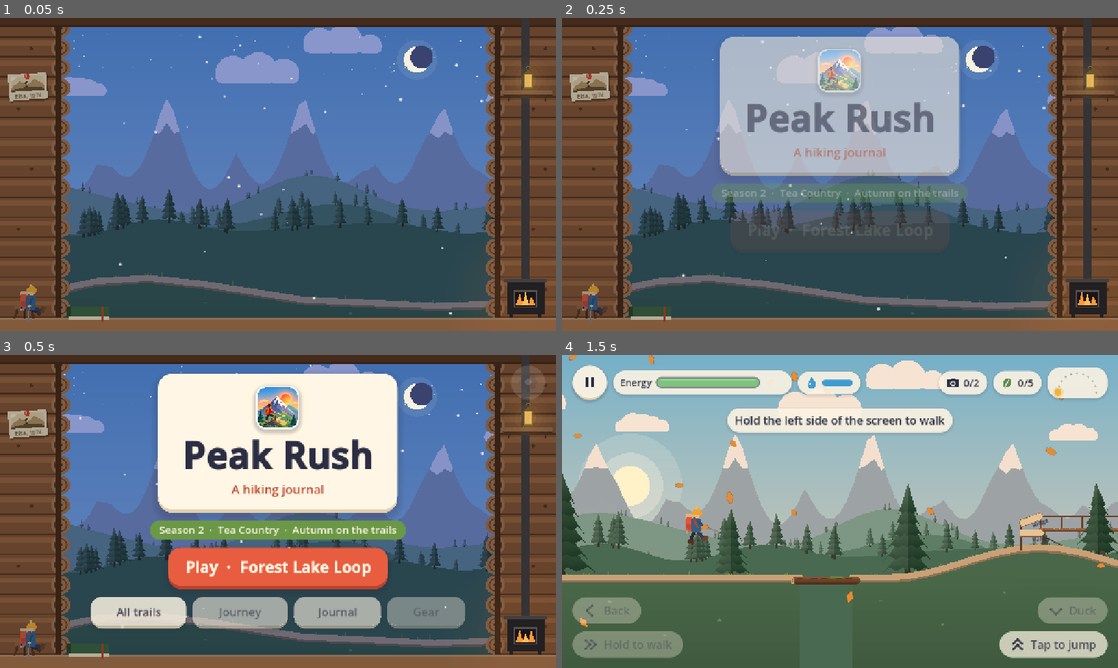
Above: before the commit, frames 1-4 (two rows, left to right).
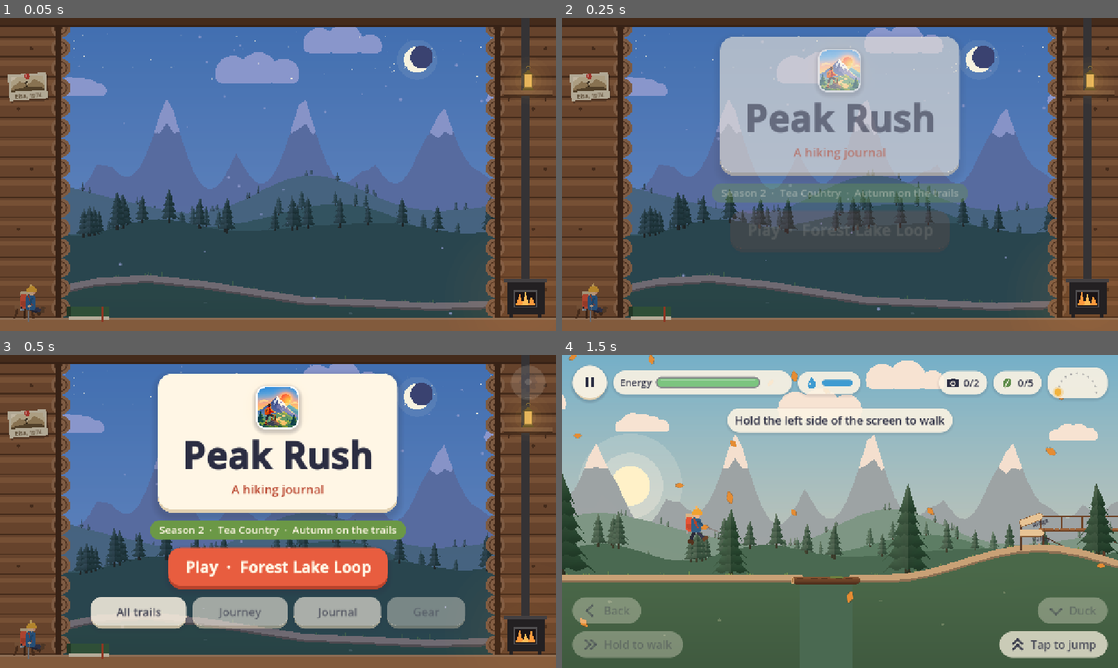
Above: after the commit, the same moments.

Repository: Jayancv/peak-rush
Game: Godot game, scene res://scenes/main_menu/main_menu.tscn
The game is run twice, just before and just after one commit, with the same random seed, the same clock (stepped at 60 frames per second) and the same inputs. This scene is started directly instead of the project's main scene.
Inputs (mouse positions are in pixels of both pictures, inside the frame that each line leads up to):
- Up to frame 1 (0.05 s): no input
- Up to frame 2 (0.25 s): no input
- Up to frame 3 (0.5 s): no input
- Up to frame 4 (1.5 s): click "Play · Forest Lake Loop" at 0.5 s; tap Enter at 1.25 s; move the mouse to (962, 495) at 1.27 s; hold Space (jump) from 1.28 s (still down); click (962, 495) at 1.42 s

The runs differ from the first frame. In frame 1, less than 0.1% of the frame differs, in the area x 14-87%, y 5-95%; in frame 2, less than 0.1%; in frame 3, less than 0.1%; in frame 4, nothing differs.

Commit message:
feat: Enhance hiker physics and add tests for snow lighting and respawn mechanics

Diff:
--- a/actors/hiker/hiker.gd
+++ b/actors/hiker/hiker.gd
@@ -200,6 +200,8 @@
 func teleport(to: Vector2) -> void:
 	global_position = to
 	velocity = Vector2.ZERO
+	# A fall into water is air time too; the respawn landing mustn't buzz like a big jump.
+	_air_seconds = 0.0
 	reset_physics_interpolation()
 
 
@@ -314,7 +316,9 @@
 			_read_surface()
 	else:
 		signed_grade = 0.0
-		_air_seconds += delta
+		# Climbing a ladder isn't being airborne: stepping off the top is no landing thump.
+		if state != State.CLIMB:
+			_air_seconds += delta
 	if on_floor and not _was_on_floor:
 		if visual != null:
 			visual.squash(balance.land_squash)
--- a/scenes/main_menu/hut_wall.gd
+++ b/scenes/main_menu/hut_wall.gd
@@ -249,7 +249,8 @@
 	if target == "":
 		return
 	accept_event()
-	if target == "finds":
+	# Flag the finds page only if the trip is really on: a tap mid-fade is refused, and a
+	# stale flag would open the next ordinary journal visit on the finds.
+	var finds: bool = target == "finds"
+	if SceneRouter.go_to(SceneRouter.JOURNAL if finds else target) and finds:
 		Journal.open_finds = true
-		target = SceneRouter.JOURNAL
-	SceneRouter.go_to(target)
--- a/scenes/main_menu/main_menu.gd
+++ b/scenes/main_menu/main_menu.gd
@@ -96,8 +96,9 @@
 	move_child(outside, ui_index)
 	var weather: CPUParticles2D = HutWeather.create(HutView.weather(int(now.month)), get_viewport_rect().size)
 	if weather != null:
+		# Under the light rect, so the snow takes the hour's light too (moonlit, not glowing white).
 		add_child(weather)
-		move_child(weather, ui_index + 1)
+		move_child(weather, outside.get_index())
 	_hut = HutRoom.new()
 	_hut.name = "Hut"
 	_hut.phase = HutView.phase(hour, b)
--- a/tests/systems/test_hut.gd
+++ b/tests/systems/test_hut.gd
@@ -83,6 +83,25 @@
 	GameState.from_dict(saved)
 
 
+func test_the_snow_takes_the_light_of_the_hour() -> void:
+	HutRoom.hour_override = 23.0
+	HutRoom.month_override = 12
+	var menu: Node = add_child_autofree((load(SceneRouter.MAIN_MENU) as PackedScene).instantiate())
+	var snow: Node = menu.get_node_or_null("Weather")
+	if UiMotion.reduced():
+		assert_null(snow, "no snow with reduce motion")
+		return
+	assert_not_null(snow)
+	assert_lt(snow.get_index(), menu.get_node("OutsideLight").get_index(), "under the light, so night snow isn't glowing white")
+
+
+func test_a_respawn_or_ladder_is_not_a_hard_landing() -> void:
+	var hiker: Hiker = add_child_autofree((load("res://actors/hiker/hiker.tscn") as PackedScene).instantiate())
+	hiker.set("_air_seconds", 2.0)
+	hiker.teleport(Vector2(100, 100))
+	assert_eq(float(hiker.get("_air_seconds")), 0.0, "a fall's air time is dropped on respawn")
+
+
 func test_every_trail_has_a_summit_line() -> void:
 	for t: TrailData in _trails():
 		assert_ne(t.summit_line_key, "", "%s has no summit line" % t.id)
